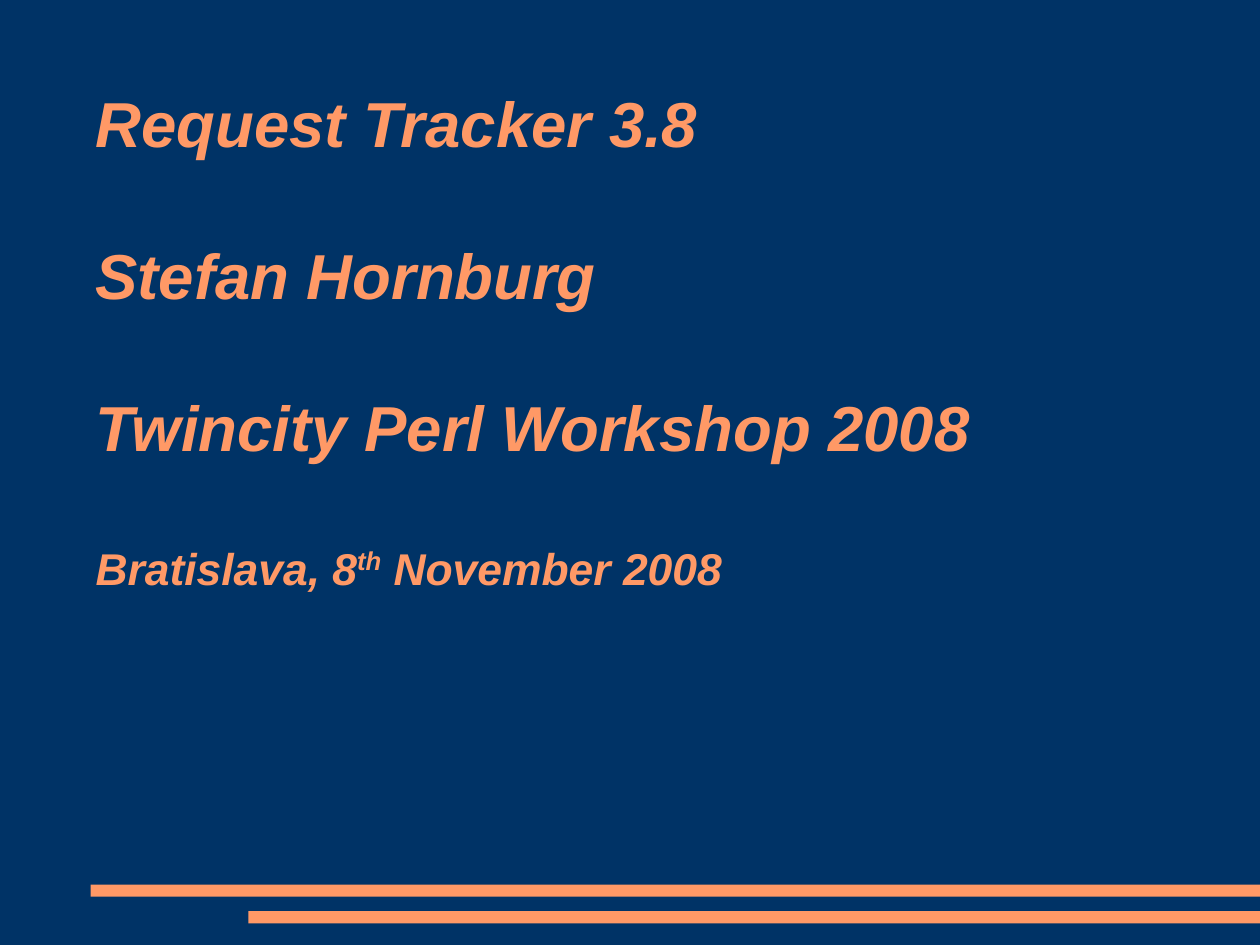
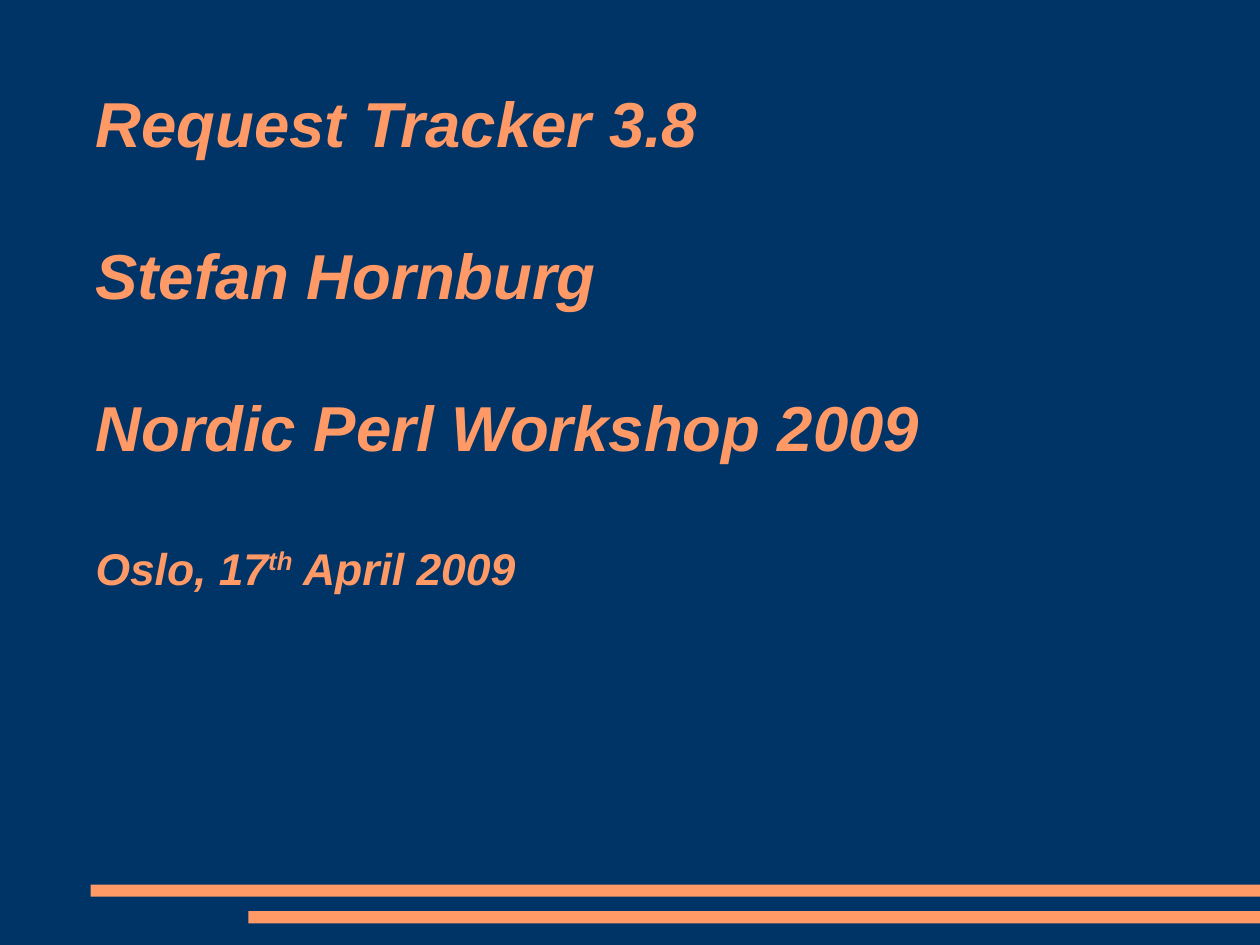
Before and after one commit to racke/Presentations, a slide deck: slide 1 of npw2009/rt38.odp. Drawn at 1260x945 pixels with LibreOffice and Linux fonts; fonts in the diff are those of the drawing. Boxes give left, top, right and bottom in pixels: in the first picture for what was removed or moved away, otherwise in the second. Text is boxed around its words. In the diff, an @@ line names an element or a change of style, - is before the commit and + after.

```diff
--- a/npw2009/rt38.odp
+++ b/npw2009/rt38.odp
@@ title at <box>96,101,919,594</box>: text changed @@
-Request Tracker 3.8
-Stefan Hornburg
-Twincity Perl Workshop 2008
-Bratislava, 8th November 2008
+Request Tracker 3.8
+Stefan Hornburg
+Nordic Perl Workshop 2009
+Oslo, 17th April 2009
```
Also in this commit, not shown: 5 other slides changed, 3 slides added, 1 slide removed, 2 other files.
